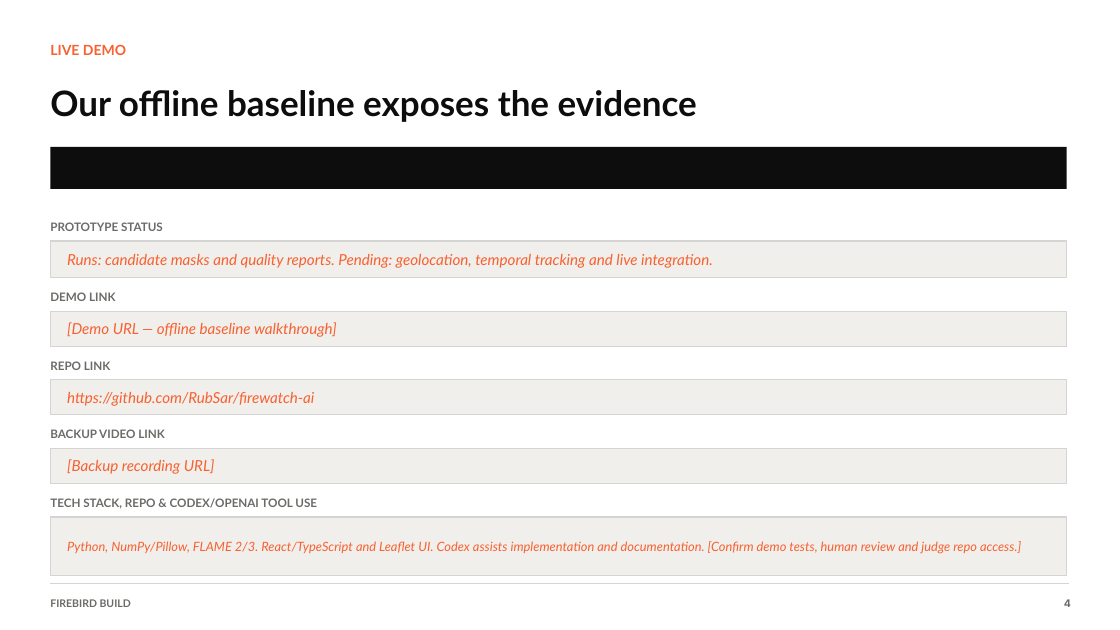
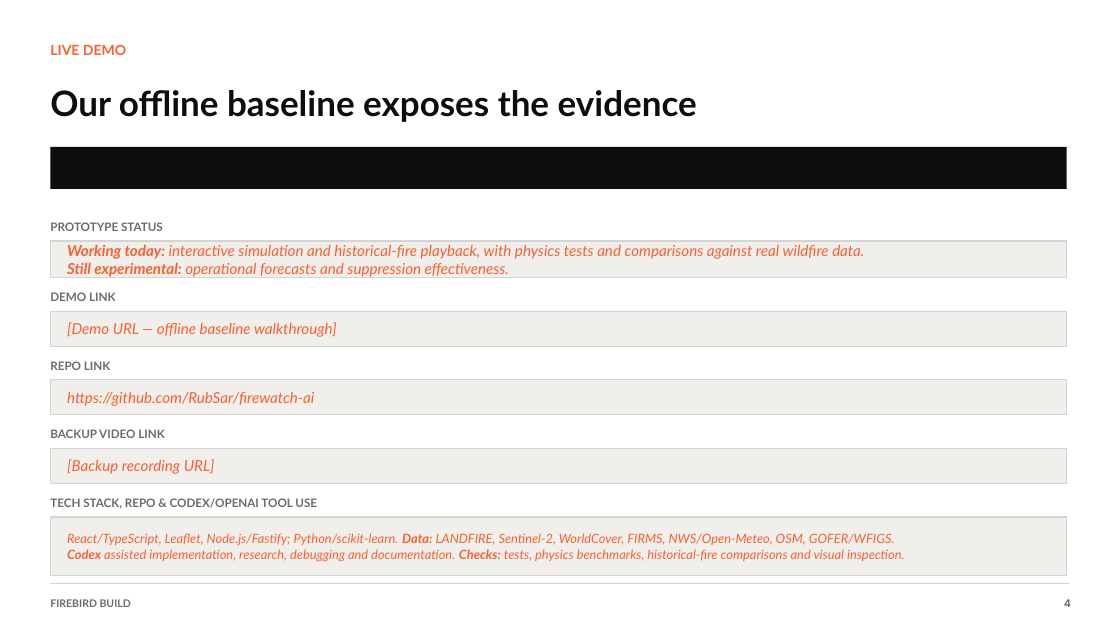
Before and after one commit to RubSar/firewatch-ai, a slide deck: slide 4 of docs/presentation/firewatch-ai-pitch-deck.pptx. Drawn at 1120x630 pixels with LibreOffice and Linux fonts; fonts in the diff are those of the drawing. Boxes give left, top, right and bottom in pixels: in the first picture for what was removed or moved away, otherwise in the second. Text is boxed around its words. In the diff, an @@ line names an element or a change of style, - is before the commit and + after.

Commit message:
fixed build issue, updted demo slide

```diff
--- a/docs/presentation/firewatch-ai-pitch-deck.pptx
+++ b/docs/presentation/firewatch-ai-pitch-deck.pptx
@@ text at <box>67,244,864,277</box>: text changed @@
-Runs: candidate masks and quality reports. Pending: geolocation, temporal tracking and live integration.
+Working today: interactive simulation and historical-fire playback, with physics tests and comparisons against real wildfire data.
+Still experimental: operational forecasts and suppression effectiveness.
@@ text at <box>67,533,905,561</box>: text changed @@
-Python, NumPy/Pillow, FLAME 2/3. React/TypeScript and Leaflet UI. Codex assists implementation and documentation. [Confirm demo tests, human review and judge repo access.]
+React/TypeScript, Leaflet, Node.js/Fastify; Python/scikit-learn. Data: LANDFIRE, Sentinel-2, WorldCover, FIRMS, NWS/Open-Meteo, OSM, GOFER/WFIGS.
+Codex assisted implementation, research, debugging and documentation. Checks: tests, physics benchmarks, historical-fire comparisons and visual inspection.
```
Also in this commit, not shown: 2 other files.
